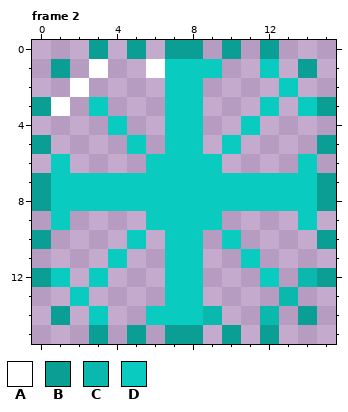
Pixel-art file, stored at Two Player Snake/Assets/Sprites/Power-Ups.ase. The picture above is the old version.
16x16 pixels, 6 frames. Shown: frame 2.
Palette (. is transparent): A #ffffff  B #0a9e95  C #0bb8ae  D #0acbbf
After the commit:
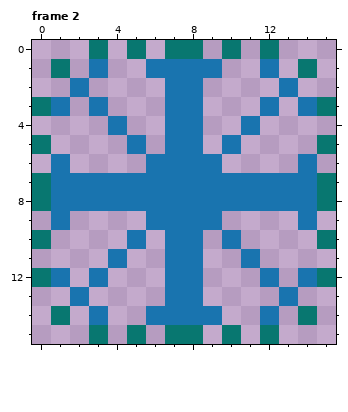
From old to new:
colour B: #0a9e95 -> #087770
colour D: #0acbbf -> #1974af
Frame 2:
y 1: x 3 A -> D; x 6 A -> D
y 2: x 2 A -> D
y 3: x 1 A -> D
y 12: x 14 C -> D
y 13: x 13 C -> D
y 14: x 9 C -> D; x 12 C -> D
Changed places in both pictures, as pixel boxes (x1, y1, x2, y2):
changed: (32, 40, 336, 344)
